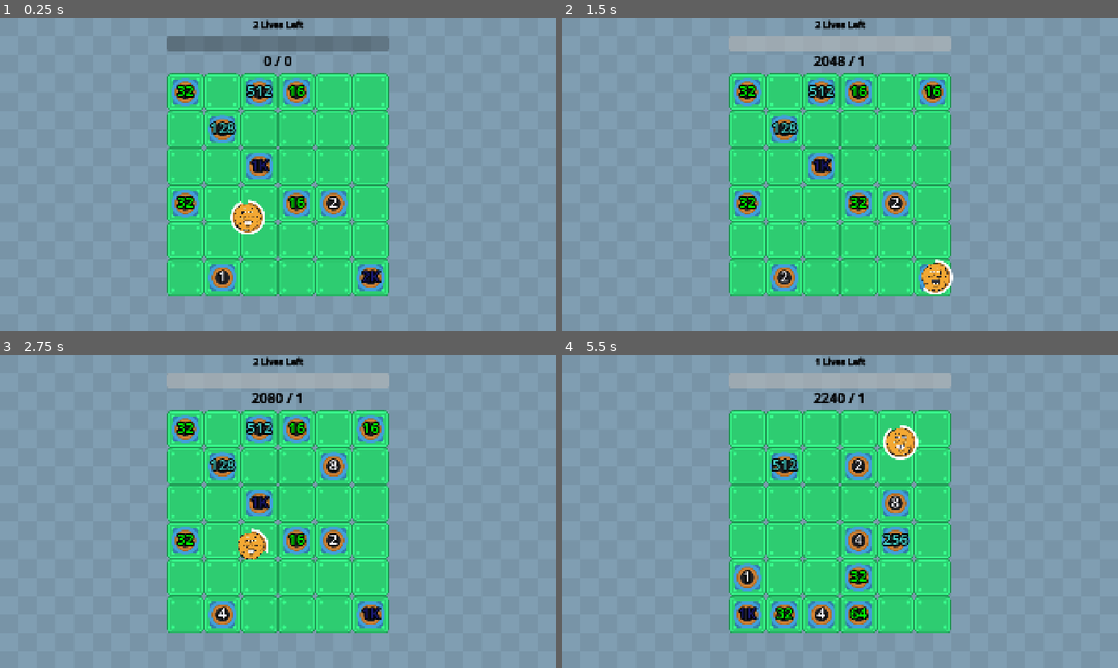
Above: before the commit, frames 1-4 (two rows, left to right).
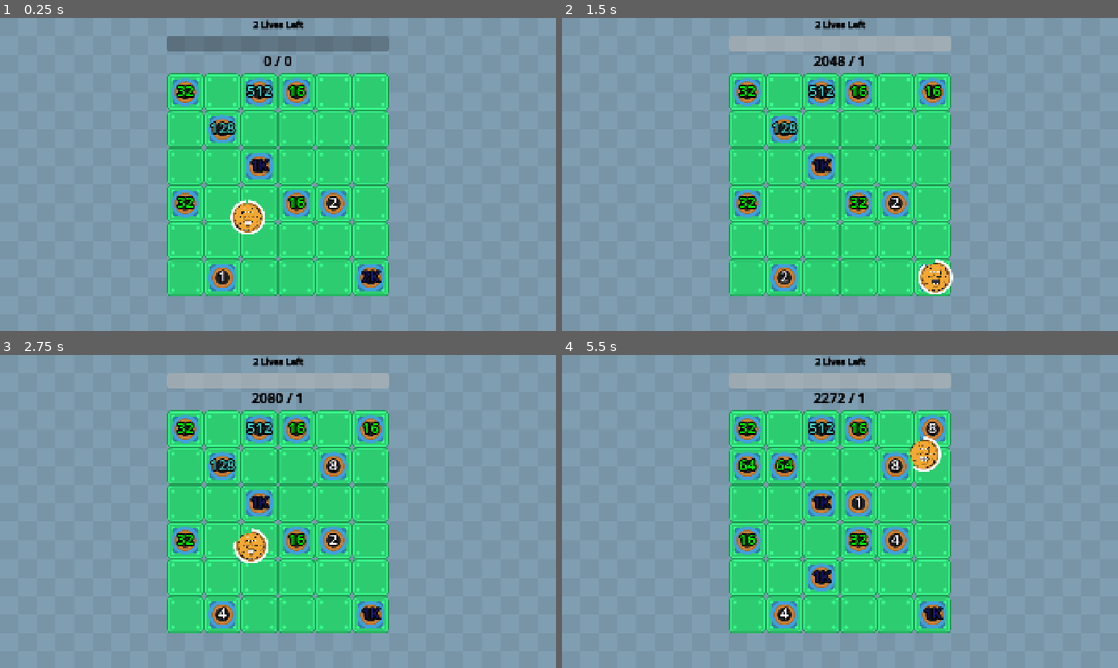
Above: after the commit, the same moments.

Repository: wanamelon/prototype_monorepo
Game: Godot game, scene res://source/bounce_main.tscn
Two runs of this game, one before a commit and one after it. Both use one fixed random seed, a clock stepped at 60 frames per second and the inputs below.
Inputs:
- Up to frame 1 (0.25 s): no input
- Up to frame 2 (1.5 s): no input
- Up to frame 3 (2.75 s): no input
- Up to frame 4 (5.5 s): no input

The runs differ from the first frame. In frame 1, less than 0.1% of the frame differs, in the area x 43-45%, y 58-60%; in frame 2, less than 0.1%; in frame 3, 0.1%; in frame 4, 8.7%, in the area x 30-70%, y 1-88%.

Commit message:
WIP DI and extend item interface

Diff:
--- a/roller/source/bounce_main.tscn
+++ b/roller/source/bounce_main.tscn
@@ -1,10 +1,15 @@
-[gd_scene load_steps=7 format=3 uid="uid://cdewixren54n7"]
+[gd_scene load_steps=9 format=3 uid="uid://cdewixren54n7"]
 
 [ext_resource type="Script" uid="uid://ctlovqr0sahr0" path="res://source/bounce_main.gd" id="1_ovsfe"]
 [ext_resource type="Shader" uid="uid://dm7q3tppttf5j" path="res://source/desaturate.gdshader" id="1_p5ard"]
+[ext_resource type="Script" uid="uid://ckw8rr21jqg1f" path="res://source/item_def.gd" id="2_vx23h"]
 [ext_resource type="Texture2D" uid="uid://df8r231n3c6yr" path="res://assets/rolling_ball/background_blue.png" id="3_vx23h"]
 [ext_resource type="PackedScene" uid="uid://cy54rx8phsksw" path="res://source/game_board.tscn" id="4_vx23h"]
 [ext_resource type="Texture2D" uid="uid://ccdy67xn8m374" path="res://assets/rolling_ball/block_locked_square.png" id="6_0panw"]
+
+[sub_resource type="Resource" id="Resource_0panw"]
+script = ExtResource("2_vx23h")
+metadata/_custom_type_script = "uid://ckw8rr21jqg1f"
 
 [sub_resource type="ShaderMaterial" id="ShaderMaterial_to078"]
 shader = ExtResource("1_p5ard")
@@ -12,6 +17,7 @@
 
 [node name="BounceMain" type="Node2D"]
 script = ExtResource("1_ovsfe")
+item_configs = Array[ExtResource("2_vx23h")]([SubResource("Resource_0panw")])
 
 [node name="TextureRect" type="TextureRect" parent="."]
 material = SubResource("ShaderMaterial_to078")
--- a/roller/source/item_system.gd
+++ b/roller/source/item_system.gd
@@ -1,15 +1,23 @@
 class_name ItemSystem extends Node
 
+const TICK_DELTA: float = 1.0 / 60.0
 var _items: Array[Item] = []
 var _player_ball: PlayerBall
 var _game_board: GameBoard
 var _tick: int = 0
+var _match_state: MatchState
+var _physics_calculator: StatefulPhysicsCalculator
 
 func _init(items: Array[ItemDef], player_ball: PlayerBall, game_board: GameBoard):
-	for item_def in items:
-		_items.append(_item_for_id(item_def.item_id))
 	_player_ball = player_ball
 	_game_board = game_board
+	_physics_calculator = StatefulPhysicsCalculator.new()
+	add_child(_physics_calculator)
+	for item_def in items:
+		var item := _item_for_id(item_def.item_id)
+		item._inject(_physics_calculator)
+		_items.append(item)
+	_match_state = MatchState.new(0, _player_ball, _items, [] as Array[ItemEvent])
 
 func _item_for_id(item_id: ItemDef.ItemId) -> Item:
 	match item_id:
@@ -18,36 +26,64 @@
 		_:
 			return AddStaminaItem.new()
 
-func _physics_process(delta):
+func _physics_process(__):
 	var events: Array[ItemEvent] = []
-	events.append_array(_player_ball.advance_tick(1.0 / 60.0))
+	events.append_array(_player_ball.advance_tick(TICK_DELTA))
 	for item: Item in _items:
-		var new_events := item.activate(_tick, _player_ball, _game_board, events)
+		var new_events := item.activate(_match_state)
 		events.append_array(new_events)
 	_tick += 1
+	_match_state.tick += 1
+
+class MatchState:
+	var tick: int
+	var player_ball: PlayerBall
+	var items: Array[Item]
+	var events: Array[ItemEvent]
+
+	func _init(tick: int, player_ball: PlayerBall, items: Array[Item], events: Array[ItemEvent]):
+		self.tick = tick
+		self.player_ball = player_ball
+		self.items = items
+		self.events = events
 
 @abstract
 class Item extends RefCounted:
 	signal destroyed()
 
-	@abstract func activate(tick: int, player: PlayerBall, board: GameBoard, events: Array[ItemEvent]) -> Array[ItemEvent]
+	var _physics_calculator: StatefulPhysicsCalculator
 
-	func tags() -> Array[String]:
+	func _inject(physics_calculator: StatefulPhysicsCalculator):
+		_physics_calculator = physics_calculator
+
+	# Business logic spawn setup: What bodies/display nodes to register...
+	func spawn():
+		pass
+
+	# Generate physics events (collisions + overlaps)
+	func advance_physics(tick_delta: float) -> Array[ItemEvent]:
 		return []
+
+	# The core of the logic! Evaluate triggers and perform actions
+	@abstract func activate(state: MatchState) -> Array[ItemEvent]
 
 class AddStaminaItem extends Item:
 	var _added_stamina := false
 
-	func activate(tick: int, player: PlayerBall, board: GameBoard, events: Array[ItemEvent]):
+	func activate(state: MatchState):
 		if not _added_stamina:
-			player._stamina_seconds += 2
-			player._max_stamina += 2
+			state.player_ball._stamina_seconds += 10
+			state.player_ball._max_stamina += 10
 			_added_stamina = true
+		return [] as Array[ItemEvent]
+
+class PlayerBallItem extends Item:
+	func activate(state: MatchState):
+		return [] as Array[ItemEvent]
 
 @abstract
 class ItemEvent extends RefCounted:
-	func tags() -> Array[String]:
-		return []
+	pass
 
 class BounceEvent extends ItemEvent:
 	pass
@@ -68,10 +104,20 @@
 class CollisionResult extends RefCounted:
 	var collision: KinematicCollision2D
 	var body_position: Vector2
+	var collided_item: Item
 
-	func _init(collision: KinematicCollision2D, body_position: Vector2):
+	func _init(collision: KinematicCollision2D, body_position: Vector2, collided_item: Item):
 		self.collision = collision
 		self.body_position = body_position
+		self.collided_item = collided_item
+
+class ItemAndBody extends RefCounted:
+	var item: Item
+	var body: PhysicsBody2D
+
+	func _init(item: Item, body: PhysicsBody2D):
+		self.item = item
+		self.body = body
 
 class StatefulPhysicsCalculator extends Node2D:
 	var _rid_to_body := {}
@@ -83,19 +129,19 @@
 		body.add_child(collision_shape)
 		body.position = position
 		add_child(body)
-		_rid_to_body[body.get_rid()] = body
+		_rid_to_body[body.get_rid()] = ItemAndBody.new(parent_item, body)
 		parent_item.destroyed.connect(func ():
 			body.queue_free()
 			_rid_to_body.erase(body.get_rid()))
 		return body.get_rid()
 
 	func compute_collision(rid: RID, start_pos: Vector2, motion: Vector2, shape: Shape2D) -> CollisionResult:
-		var body = _rid_to_body[rid]
-		if not body is CharacterBody2D:
+		var item_and_body: ItemAndBody = _rid_to_body[rid]
+		if not item_and_body.body is CharacterBody2D:
 			print("Trying to move a static body")
 			return null
-		var character := body as CharacterBody2D
+		var character := item_and_body.body as CharacterBody2D
 		var collision_shape: CollisionShape2D = character.get_node("CollisionShape2D")
 		collision_shape.shape = shape
 		var kinematic_collision := character.move_and_collide(motion)
-		return CollisionResult.new(kinematic_collision, character.position) # TODO: global pos?
+		return CollisionResult.new(kinematic_collision, character.position, item_and_body.item) # TODO: global pos?
Not shown, changed: roller/dev_notes.md
